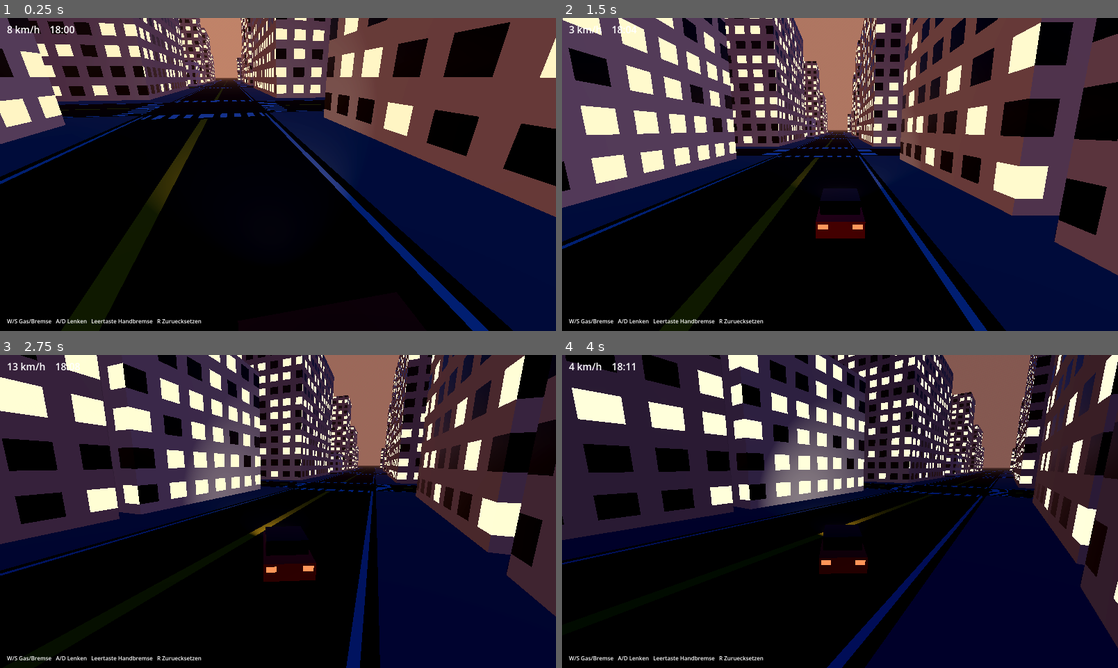
Above: before the commit, frames 1-4 (two rows, left to right).
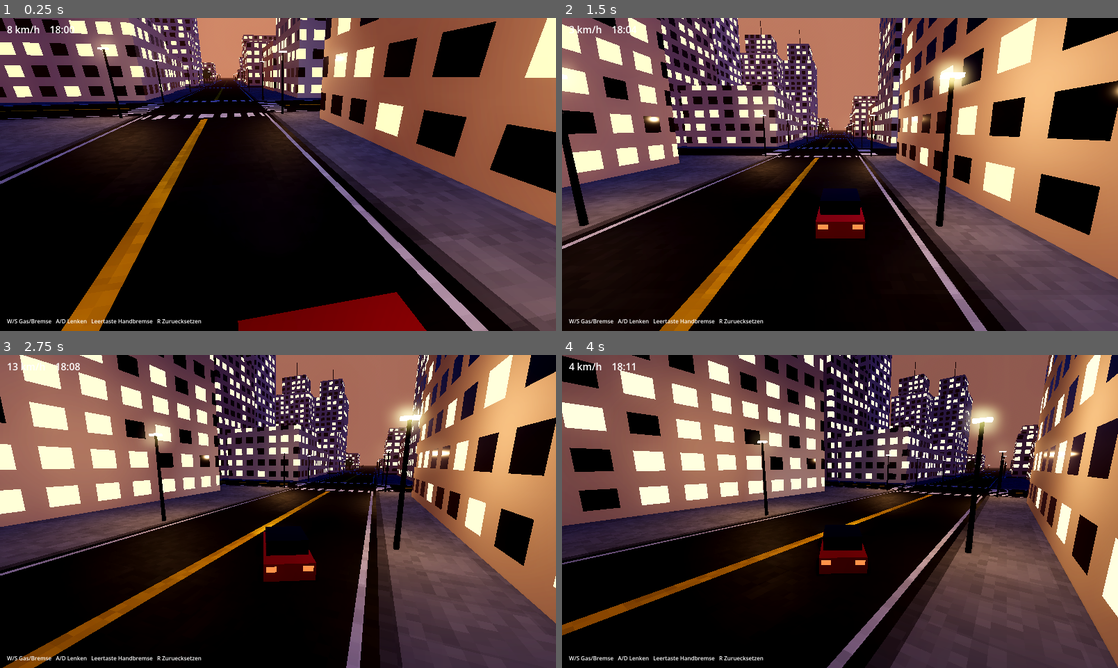
Above: after the commit, the same moments.

Repository: Martin-Mue/UnrealEngineGameMTA
Game: Godot game, scene res://main.tscn
Two runs of this game, one before a commit and one after it. Both use one fixed random seed, a clock stepped at 60 frames per second and the inputs below.
Inputs:
- Up to frame 1 (0.25 s): no input
- Up to frame 2 (1.5 s): hold D (right) 0.53-1.28 s; hold S (brake) from 1.28 s (still down)
- Up to frame 3 (2.75 s): release S (brake) at 2.03 s; hold D (right) from 2.03 s (still down)
- Up to frame 4 (4 s): release D (right) at 2.78 s; hold W (accel) 2.78-3.53 s; hold A (left) from 3.53 s (still down)

The runs differ from the first frame. In frame 1, 49% of the frame differs, in the area x 0-100%, y 0-100%; in frame 2, 57%; in frame 3, 61%; in frame 4, 63%.

Commit message:
Godot: SDFGI, Volumennebel, Laternen mit Lichtpools, Baeume, Gebaeudedetails
Co-Authored-By: Claude Sonnet 5.5 <noreply@anthropic.com>

Diff:
--- a/godot/main.gd
+++ b/godot/main.gd
@@ -11,6 +11,7 @@
 varying vec3 wp;
 const float P = 80.0;
 const float HALF = 320.0;
+float hash(vec2 p) { return fract(sin(dot(p, vec2(127.1, 311.7))) * 43758.5453); }
 void vertex() { wp = (MODEL_MATRIX * vec4(VERTEX, 1.0)).xyz; }
 void fragment() {
 	vec2 q = wp.xz + HALF;
@@ -36,8 +37,11 @@
 			}
 		}
 	}
+	float n = hash(floor(wp.xz * 2.5)) * 0.5 + hash(floor(wp.xz * 0.4)) * 0.5;
+	col *= 0.88 + 0.24 * n;
+	if (inside && !(roadx || roadz) && min(d.x, d.y) < 8.5) col *= 0.7;
 	ALBEDO = col;
-	ROUGHNESS = rough;
+	ROUGHNESS = rough - 0.1 * n;
 }
 """
 
@@ -101,6 +105,13 @@
 var rng := RandomNumberGenerator.new()
 var test_mode := false
 var test_time := 0.0
+var fps_mode := false
+var fps_time := 0.0
+var lamp_positions: Array[Vector3] = []
+var lamp_lights: Array[OmniLight3D] = []
+var lamp_head_mat: StandardMaterial3D
+var lamp_timer := 0.0
+var tree_xforms: Array[Vector3] = []
 
 func rr(k: float) -> float:
 	return k * P - HALF
@@ -108,10 +119,12 @@
 func _ready() -> void:
 	rng.seed = 6
 	test_mode = "--test" in OS.get_cmdline_user_args()
+	fps_mode = "--fps" in OS.get_cmdline_user_args()
 	_setup_input()
 	_build_environment()
 	_build_ground()
 	_build_city()
+	_build_lamps()
 	_build_car()
 	_build_traffic()
 	_build_hud()
@@ -142,9 +155,22 @@
 	env.tonemap_mode = Environment.TONE_MAPPER_ACES
 	env.ssao_enabled = true
 	env.ssr_enabled = true
+	env.ssao_radius = 2.0
+	env.ssao_intensity = 2.0
 	env.glow_enabled = true
+	env.glow_intensity = 0.9
+	env.glow_bloom = 0.08
+	env.sdfgi_enabled = true
+	env.sdfgi_cascades = 3
+	env.sdfgi_use_occlusion = true
 	env.fog_enabled = true
 	env.fog_density = 0.0006
+	env.volumetric_fog_enabled = true
+	env.volumetric_fog_density = 0.004
+	env.volumetric_fog_gi_inject = 1.0
+	env.adjustment_enabled = true
+	env.adjustment_contrast = 1.08
+	env.adjustment_saturation = 1.12
 	var we := WorldEnvironment.new()
 	we.environment = env
 	add_child(we)
@@ -183,6 +209,9 @@
 		for j in N:
 			var cx := rr(i) + P / 2.0
 			var cz := rr(j) + P / 2.0
+			if rng.randf() < 0.14:
+				_make_park(cx, cz)
+				continue
 			var dist := Vector2(cx, cz).length() / (HALF * 1.2)
 			var max_h := lerpf(80.0, 16.0, clampf(dist, 0.0, 1.0))
 			var lots: Array = []
@@ -219,6 +248,136 @@
 	cs.shape = bs
 	body.add_child(cs)
 	add_child(body)
+	# Details: Dachaufbau, bei Hochhaeusern ein zurueckgesetztes Obergeschoss und eine Antenne
+	if h > 38.0:
+		var tier := MeshInstance3D.new()
+		var tm := BoxMesh.new()
+		tm.size = Vector3(w * 0.7, h * 0.22, d * 0.7)
+		tier.mesh = tm
+		tier.material_override = bld_mat
+		tier.set_instance_shader_parameter("tint", color.darkened(0.08))
+		tier.position = Vector3(0, h / 2.0 + tm.size.y / 2.0, 0)
+		body.add_child(tier)
+		var ant := MeshInstance3D.new()
+		var cm := CylinderMesh.new()
+		cm.top_radius = 0.15
+		cm.bottom_radius = 0.3
+		cm.height = 12.0
+		ant.mesh = cm
+		var am := StandardMaterial3D.new()
+		am.albedo_color = Color(0.2, 0.2, 0.22)
+		ant.material_override = am
+		ant.position = Vector3(0, h / 2.0 + tm.size.y + 6.0, 0)
+		body.add_child(ant)
+	else:
+		var ac := MeshInstance3D.new()
+		var am2 := BoxMesh.new()
+		am2.size = Vector3(w * 0.25, 1.6, d * 0.2)
+		ac.mesh = am2
+		var acm := StandardMaterial3D.new()
+		acm.albedo_color = Color(0.4, 0.42, 0.45)
+		ac.material_override = acm
+		ac.position = Vector3(w * 0.2, h / 2.0 + 0.8, d * 0.15)
+		body.add_child(ac)
+
+func _multimesh(mesh: Mesh, xforms: Array, mat: Material) -> void:
+	var mm := MultiMesh.new()
+	mm.transform_format = MultiMesh.TRANSFORM_3D
+	mm.mesh = mesh
+	mm.instance_count = xforms.size()
+	for i in xforms.size():
+		mm.set_instance_transform(i, xforms[i])
+	var mmi := MultiMeshInstance3D.new()
+	mmi.multimesh = mm
+	mmi.material_override = mat
+	add_child(mmi)
+
+func _make_park(cx: float, cz: float) -> void:
+	var gr := MeshInstance3D.new()
+	var gm := BoxMesh.new()
+	gm.size = Vector3(56, 0.2, 56)
+	gr.mesh = gm
+	var mat := StandardMaterial3D.new()
+	mat.albedo_color = Color(0.24, 0.42, 0.18)
+	mat.roughness = 1.0
+	gr.material_override = mat
+	gr.position = Vector3(cx, 0.1, cz)
+	add_child(gr)
+	for i in 16:
+		tree_xforms.append(Vector3(cx + rng.randf_range(-25, 25), 0, cz + rng.randf_range(-25, 25)))
+
+func _build_trees() -> void:
+	var trunk := CylinderMesh.new()
+	trunk.top_radius = 0.3
+	trunk.bottom_radius = 0.45
+	trunk.height = 3.0
+	var crown := SphereMesh.new()
+	crown.radius = 2.8
+	crown.height = 5.6
+	var tmat := StandardMaterial3D.new()
+	tmat.albedo_color = Color(0.3, 0.2, 0.12)
+	var cmat := StandardMaterial3D.new()
+	cmat.albedo_color = Color(0.17, 0.42, 0.16)
+	cmat.roughness = 1.0
+	var trunks: Array = []
+	var crowns: Array = []
+	for p in tree_xforms:
+		var s := rng.randf_range(0.8, 1.4)
+		trunks.append(Transform3D(Basis().scaled(Vector3(s, s, s)), p + Vector3(0, 1.5 * s, 0)))
+		crowns.append(Transform3D(Basis().scaled(Vector3(s, s, s)), p + Vector3(0, 5.2 * s, 0)))
+	_multimesh(trunk, trunks, tmat)
+	_multimesh(crown, crowns, cmat)
+
+func _build_lamps() -> void:
+	_build_trees()
+	for k in N + 1:
+		for j in N:
+			var mid := rr(j) + P / 2.0
+			for s in [-1.0, 1.0]:
+				lamp_positions.append(Vector3(rr(k) + s * 9.0, 0.0, mid))
+				lamp_positions.append(Vector3(mid, 0.0, rr(k) + s * 9.0))
+	for i in N + 1:
+		for j in N + 1:
+			for sx in [-1.0, 1.0]:
+				for sz in [-1.0, 1.0]:
+					lamp_positions.append(Vector3(rr(i) + sx * 9.5, 0.0, rr(j) + sz * 9.5))
+	var pole := CylinderMesh.new()
+	pole.top_radius = 0.1
+	pole.bottom_radius = 0.16
+	pole.height = 7.0
+	var head := BoxMesh.new()
+	head.size = Vector3(0.9, 0.18, 0.5)
+	var pmat := StandardMaterial3D.new()
+	pmat.albedo_color = Color(0.18, 0.19, 0.2)
+	pmat.metallic = 0.6
+	lamp_head_mat = StandardMaterial3D.new()
+	lamp_head_mat.albedo_color = Color(1.0, 0.85, 0.6)
+	lamp_head_mat.emission_enabled = true
+	lamp_head_mat.emission = Color(1.0, 0.8, 0.5)
+	lamp_head_mat.emission_energy_multiplier = 0.0
+	var poles: Array = []
+	var heads: Array = []
+	for p in lamp_positions:
+		poles.append(Transform3D(Basis(), p + Vector3(0, 3.5, 0)))
+		heads.append(Transform3D(Basis(), p + Vector3(0, 7.1, 0)))
+	_multimesh(pole, poles, pmat)
+	_multimesh(head, heads, lamp_head_mat)
+	for i in 8:
+		var l := OmniLight3D.new()
+		l.omni_range = 30.0
+		l.light_color = Color(1.0, 0.8, 0.55)
+		l.light_energy = 0.0
+		add_child(l)
+		lamp_lights.append(l)
+
+func _update_lamp_lights(night: float) -> void:
+	lamp_head_mat.emission_energy_multiplier = night * 6.0
+	var cp := car.global_position
+	var sorted := lamp_positions.duplicate()
+	sorted.sort_custom(func(a: Vector3, b: Vector3) -> bool: return a.distance_squared_to(cp) < b.distance_squared_to(cp))
+	for i in lamp_lights.size():
+		lamp_lights[i].global_position = sorted[i] + Vector3(0, 6.5, 0)
+		lamp_lights[i].light_energy = night * 4.0
 
 func _paint(c: Color, metal: float = 0.5) -> StandardMaterial3D:
 	var m := StandardMaterial3D.new()
@@ -448,6 +607,15 @@
 	env.fog_light_color = horizon
 	bld_mat.set_shader_parameter("night", night)
 	headlight.light_energy = night * 6.0
+	lamp_timer -= delta
+	if lamp_timer <= 0.0:
+		lamp_timer = 0.25
+		_update_lamp_lights(night)
+	if fps_mode:
+		fps_time += delta
+		if fps_time > 6.0:
+			print("FPS=", Engine.get_frames_per_second())
+			get_tree().quit()
 	# Kamera folgt dem Auto (Front = -Z)
 	var fwd := car.global_transform.basis.z
 	fwd.y = 0.0
